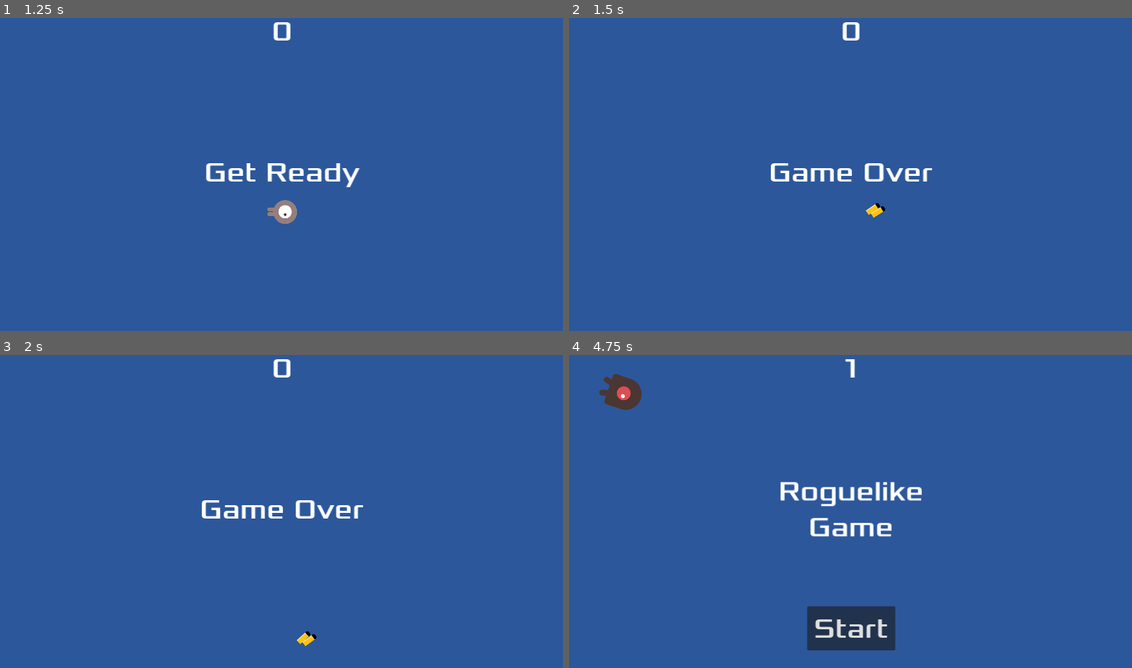
Above: before the commit, frames 1-4 (two rows, left to right).
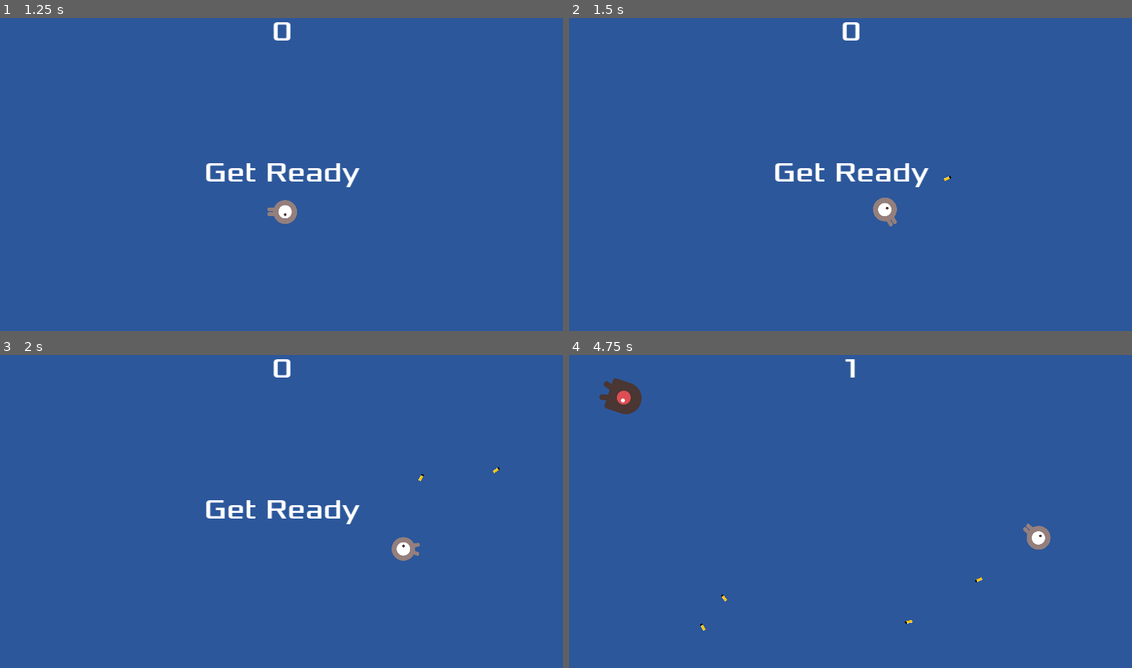
Above: after the commit, the same moments.

Repository: TacticalVortex/Eye-Survived
Game: Godot game, scene res://main.tscn
Two runs of this game, one before a commit and one after it. Both use one fixed random seed, a clock stepped at 60 frames per second and the inputs below.
Inputs (mouse positions are in pixels of both pictures, inside the frame that each line leads up to):
- Up to frame 1 (1.25 s): click "Start" at 0.5 s
- Up to frame 2 (1.5 s): tap Enter at 1.25 s; move the mouse to (974, 155) at 1.27 s; press the mouse at (974, 155) at 1.28 s; hold D (move_right) from 1.28 s (still down)
- Up to frame 3 (2 s): keep holding D (move_right)
- Up to frame 4 (4.75 s): move the mouse to (737, 524) at 2.02 s; release D (move_right) at 2.03 s; release the mouse at (737, 524) at 2.03 s; hold S (move_down) 2.03-2.78 s; click (737, 524) at 2.1 s; move the mouse to (906, 439) at 2.77 s; press the mouse at (906, 439) at 2.78 s; hold D (move_right) 2.78-3.53 s; move the mouse to (822, 574) at 3.52 s; release the mouse at (822, 574) at 3.53 s; hold W (move_up) 3.53-4.28 s; click (822, 574) at 3.6 s; move the mouse to (1019, 558) at 4.27 s; press the mouse at (1019, 558) at 4.28 s; hold A (move_left) from 4.28 s (still down)

Frame 1 is identical in both runs. In frame 2, 1.2% of the frame differs, in the area x 35-68%, y 46-67%; in frame 3, 1.3%; in frame 4, 4.2%, in the area x 5-86%, y 6-95%.

Commit message:
Made changes to bullets
Fixed some parts of the bullets. They actually fire, have a fire rate, de-spawn off screen, and no longer kill the player. Still don't kill enemies yet.

Diff:
--- /dev/null
+++ b/roguelike-game/bullet.gd
@@ -0,0 +1,12 @@
+extends RigidBody2D
+
+# Called when the node enters the scene tree for the first time.
+func _ready() -> void:
+	pass # Replace with function body.
+
+# Called every frame. 'delta' is the elapsed time since the previous frame.
+func _process(delta: float) -> void:
+	pass
+
+func _on_visible_on_screen_notifier_2d_screen_exited():
+	queue_free()
--- a/roguelike-game/bullet.tscn
+++ b/roguelike-game/bullet.tscn
@@ -1,17 +1,24 @@
-[gd_scene load_steps=3 format=3 uid="uid://c54l8muwsuuxo"]
+[gd_scene load_steps=4 format=3 uid="uid://c54l8muwsuuxo"]
 
 [ext_resource type="Texture2D" uid="uid://ch1cpv7okjlro" path="res://art/bullet.png" id="1_86ock"]
+[ext_resource type="Script" path="res://bullet.gd" id="1_at5gb"]
 
 [sub_resource type="CapsuleShape2D" id="CapsuleShape2D_dbk71"]
-radius = 6.0
-height = 34.0
+radius = 3.0
+height = 18.0
 
 [node name="Bullet" type="RigidBody2D"]
+script = ExtResource("1_at5gb")
 
 [node name="Sprite2D" type="Sprite2D" parent="."]
-position = Vector2(-1.3, 1)
+position = Vector2(-0.62, 0.53)
+scale = Vector2(0.5, 0.5)
 texture = ExtResource("1_86ock")
 
 [node name="CollisionShape2D" type="CollisionShape2D" parent="."]
 rotation = 1.5708
 shape = SubResource("CapsuleShape2D_dbk71")
+
+[node name="VisibleOnScreenNotifier2D" type="VisibleOnScreenNotifier2D" parent="."]
+
+[connection signal="screen_exited" from="VisibleOnScreenNotifier2D" to="." method="_on_visible_on_screen_notifier_2d_screen_exited"]
--- a/roguelike-game/mob.gd
+++ b/roguelike-game/mob.gd
@@ -11,3 +11,7 @@
 
 func _on_visible_on_screen_notifier_2d_screen_exited():
 	queue_free()
+
+func _on_body_shape_entered(body_rid: RID, body: Node, body_shape_index: int, local_shape_index: int) -> void:
+	if body.is_in_group("bullet"):
+		queue_free()
--- a/roguelike-game/mob.tscn
+++ b/roguelike-game/mob.tscn
@@ -49,8 +49,6 @@
 height = 100.0
 
 [node name="Mob" type="RigidBody2D" groups=["mobs"]]
-collision_mask = 0
-gravity_scale = 0.0
 script = ExtResource("1_mat3r")
 metadata/_edit_group_ = true
 
@@ -65,4 +63,5 @@
 
 [node name="VisibleOnScreenNotifier2D" type="VisibleOnScreenNotifier2D" parent="."]
 
+[connection signal="body_shape_entered" from="." to="." method="_on_body_shape_entered"]
 [connection signal="screen_exited" from="VisibleOnScreenNotifier2D" to="." method="_on_visible_on_screen_notifier_2d_screen_exited"]
--- a/roguelike-game/player.gd
+++ b/roguelike-game/player.gd
@@ -40,7 +40,6 @@
 	if velocity.x != 0:
 		$AnimatedSprite2D.animation = "walk"
 		$AnimatedSprite2D.flip_v = false
-		# See the note below about the following boolean assignment.
 		$AnimatedSprite2D.flip_h = velocity.x < 0
 	elif velocity.y != 0:
 		$AnimatedSprite2D.animation = "up"
@@ -50,12 +49,15 @@
 		var bullet_instance = bullet.instantiate()
 		bullet_instance.position = $BulletPoint.get_global_position()
 		bullet_instance.rotation_degrees = rotation_degrees
-		bullet_instance.apply_impulse(Vector2(), Vector2(bullet_speed, 0).rotated(rotation))
+		bullet_instance.apply_central_impulse(Vector2(bullet_speed, 0).rotated(rotation))
+		bullet_instance.add_to_group("bullet")
 		get_tree().get_root().add_child(bullet_instance)
-		#can_fire = false
-		#await(get_tree().create_timer(fire_rate))
+		can_fire = false
+		$GunTimer.start()
 
 func _on_body_entered(body):
+	if body.is_in_group("bullet"):
+		return
 	hide() # Player disappears after being hit.
 	can_fire = false
 	hit.emit()
@@ -67,3 +69,6 @@
 	show()
 	can_fire = true
 	$CollisionShape2D.disabled = false
+
+func _on_gun_timer_timeout() -> void:
+	can_fire = true
--- a/roguelike-game/player.tscn
+++ b/roguelike-game/player.tscn
@@ -50,4 +50,8 @@
 [node name="BulletPoint" type="Node2D" parent="."]
 position = Vector2(50, 0)
 
+[node name="GunTimer" type="Timer" parent="." groups=["bullet"]]
+wait_time = 0.25
+
 [connection signal="body_entered" from="." to="." method="_on_body_entered"]
+[connection signal="timeout" from="GunTimer" to="." method="_on_gun_timer_timeout"]
